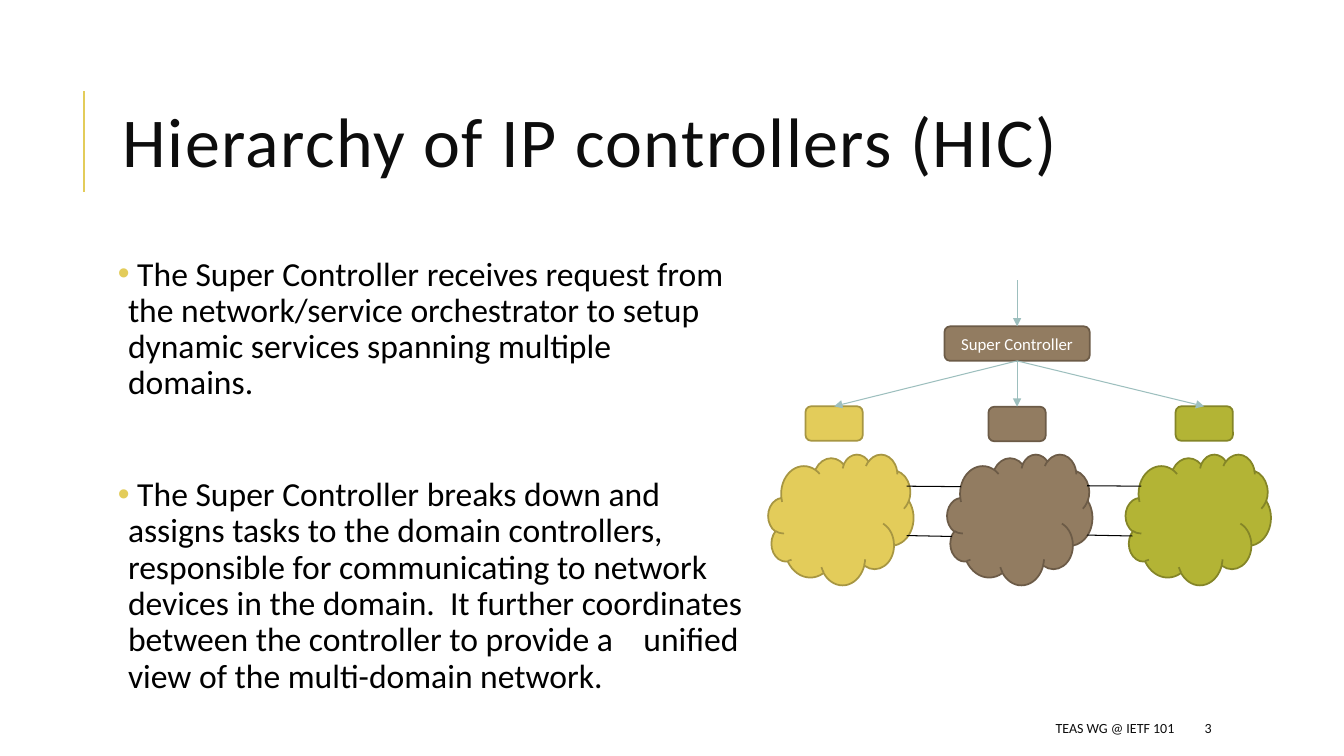
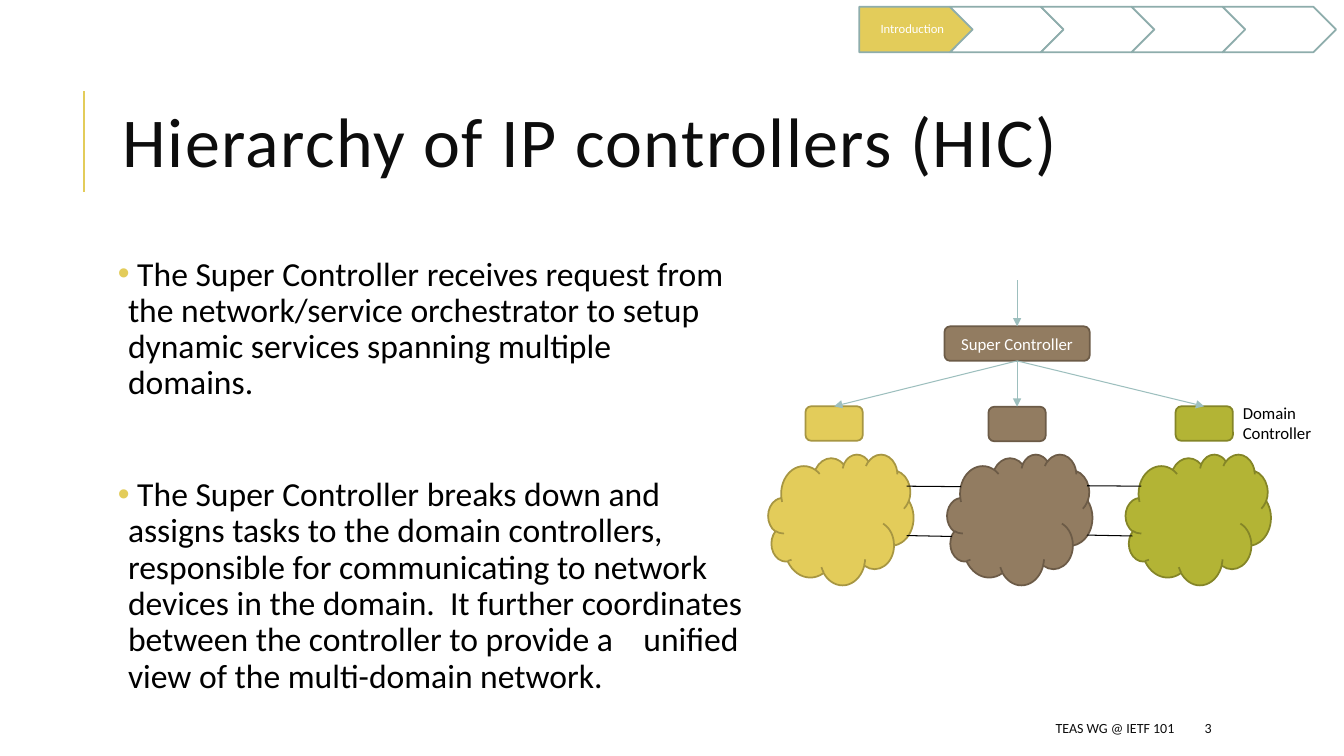
Before and after one commit to dhruvdhody-huawei/101, a slide deck: slide 3 of draft-li-teas-hierarchy-ip-controllers.pptx. Drawn at 1344x756 pixels with LibreOffice and Linux fonts; fonts in the diff are those of the drawing. Boxes give left, top, right and bottom in pixels: in the first picture for what was removed or moved away, otherwise in the second. Text is boxed around its words. In the diff, an @@ line names an element or a change of style, - is before the commit and + after.

```diff
--- a/draft-li-teas-hierarchy-ip-controllers.pptx
+++ b/draft-li-teas-hierarchy-ip-controllers.pptx
@@ group added at (x1=859, y1=7, x2=1337, y2=52): 4 chevrons, 1 pentagon arrow, 1 text @@
+Introduction
@@ text added at (x1=1243, y1=407, x2=1311, y2=439), 12 pt, text #000000 @@
+Domain
+Controller
```
Also in this commit, not shown: 9 other slides changed, 1 slide added, 1 other file.
